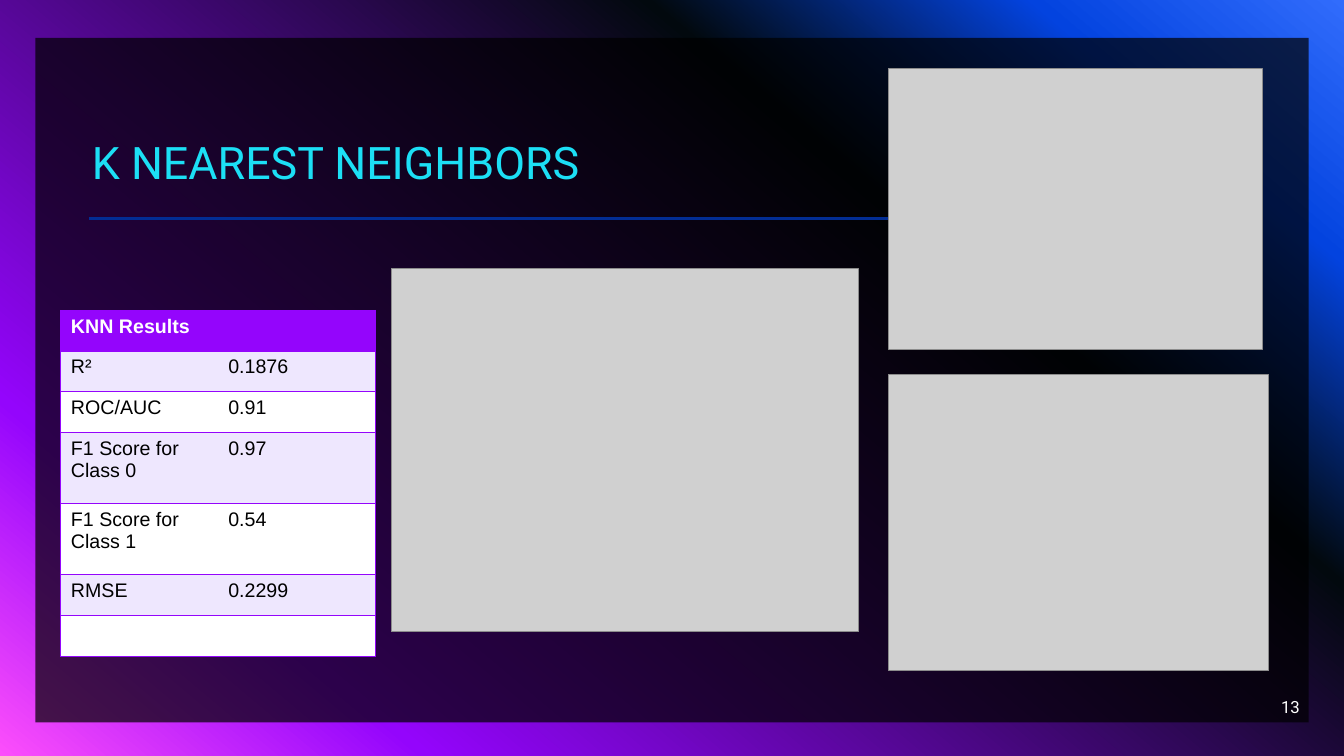
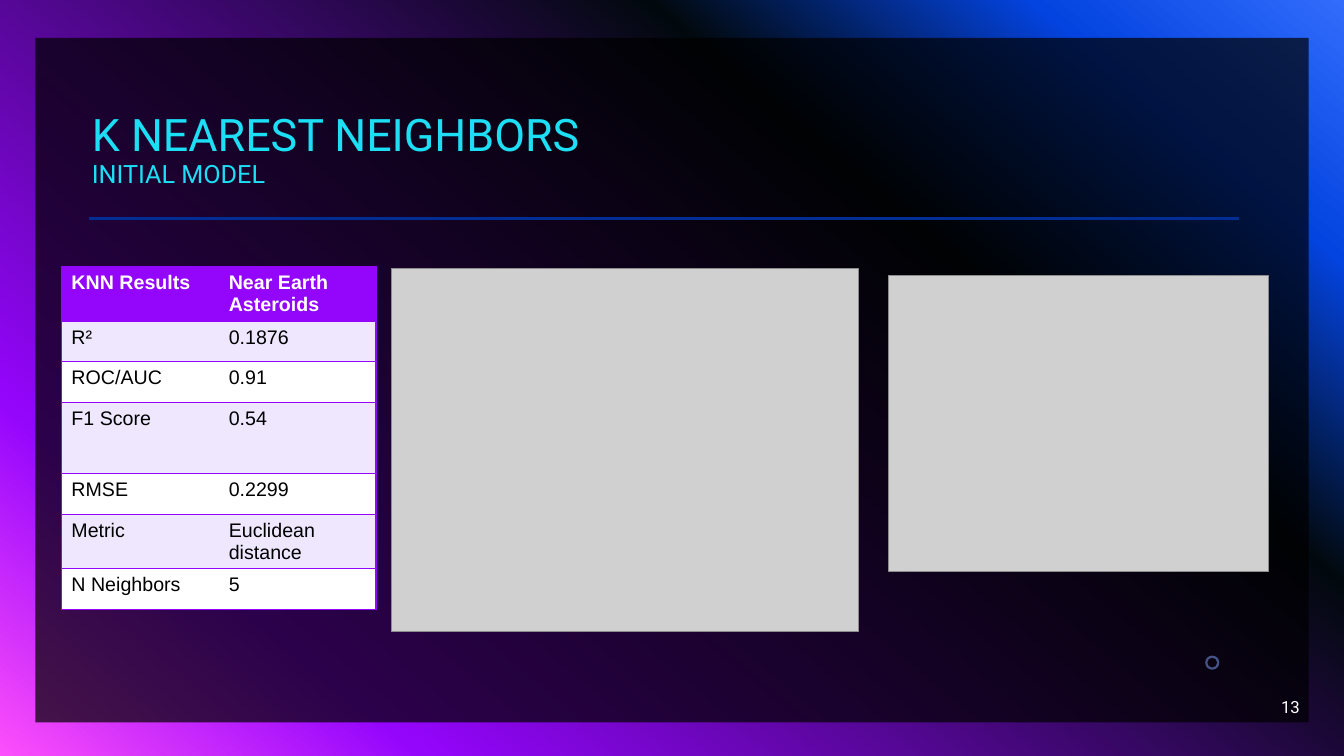
Before and after one commit to erin-valdes/EN625.742_group_project, a slide deck: slide 13 of Presentation_Final_V2.pptx. Drawn at 1344x756 pixels with LibreOffice and Linux fonts; fonts in the diff are those of the drawing; grey boxes stand for pictures. Boxes give left, top, right and bottom in pixels: in the first picture for what was removed or moved away, otherwise in the second. Text is boxed around its words. In the diff, an @@ line names an element or a change of style, - is before the commit and + after.

```diff
--- a/Presentation_Final_V2.pptx
+++ b/Presentation_Final_V2.pptx
@@ picture removed at [889, 69, 1263, 349] @@
@@ title at [92, 118, 579, 184]: text changed @@
-K NEAREST NEIGHBORS
+K NEAREST NEIGHBORS
+INITIAL MODEL
@@ table at [62, 267, 376, 615] @@
-row 1, column 2: 
+row 1, column 2: Near Earth Asteroids
-row 4: F1 Score for Class 0 | 0.97
-row 5: F1 Score for Class 1 | 0.54
+row 4: F1 Score | 0.54
-row 7:  | 
+row 6: Metric | Euclidean distance
+row 7: N Neighbors | 5
@@ table: place and size @@
-table at [60, 311, 375, 656]
+table at [62, 267, 376, 615]
@@ picture: place and size @@
-picture at [889, 375, 1269, 671]
+picture at [889, 275, 1269, 572]
@@ freeform shape added at [1206, 655, 1220, 669], fill #83A7FD at 49% opacity @@
```
Also in this commit, not shown: 4 other slides changed.
